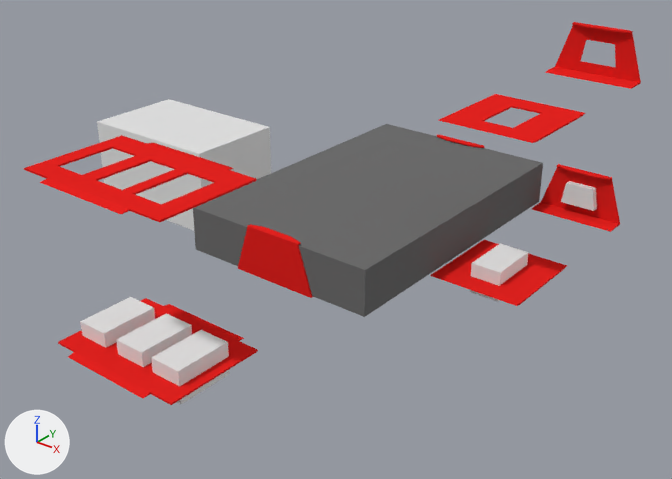
Two versions of the Blender file N64/blender/design04.blend, one commit apart.
The view is the same before and after, from a 50 mm camera at (34.2, -47.2, 27.1) aimed at (-0.9, -3.4, -0.1). Lighting does not change. The marker at lower left points along +X, +Y and +Z. The same objects are shown in both versions, whatever each file hides.

Objects in the first picture: 'build_volume', 'cutaway', 'cutawayHandle', 'cutawayLarge', 'export_handle', 'export_support_A', 'export_support_B', 'foam_top', 'handle_1', 'handle_1.001', 'handle_1.003', 'support.003', 'support.006'.
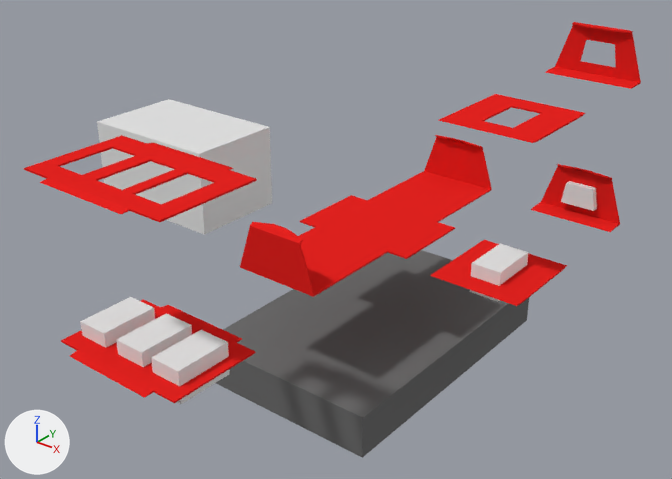
What the commit changed:
me_cube is used by ob_handle_1_003; location (10.0, 10.6, 0.0); rotation (0.0, 0.0, 3.142), in degrees (0, 0, 180).
me_cube had 32 vertices, 30 faces and spanned x -3.0..3.0, y 0.0..1.5, z 0.0..3.25.
me_cube now has 64 vertices, 62 faces and spans x -3.0..3.0, y 0.0..1.6, z 0.0..3.55.
me_cube part 1: 12 vertices moved from x -3.0..3.0, y 0.0..1.5, z 0.0..3.25 to x -3.0..3.0, y 0.0..1.6, z 0.0..3.45; 2 vertices removed from x -2.0..2.0, y 0.29, z 3.15; 34 vertices added at x -2.0..2.0, y 0.0..1.6, z 0.0..3.55.
Object 'handle_1.001' (ob_handle_1_001) moves from (0.0, 10.6, 0.0) to (0.0, 10.4, 0.0).
Object 'foam_top' (ob_foam_top) moves from (0.0, 0.0, 1.6) to (0.0, 0.0, -8.4).
Object 'handle_1' (ob_handle_1) moves from (0.0, -10.6, 0.0) to (0.0, -10.4, 0.0).

Boxes (x1, y1, x2, y2) around the edits, measured in the pictures (672 x 479 px):
'foam_top', moved
    before: (193, 124, 543, 317)
    after: (216, 250, 529, 458)
'handle_1', reshaped, moved
    before: (238, 224, 313, 298)
    after: (240, 222, 329, 297)
'handle_1.003', reshaped
    before: (532, 164, 620, 232)
    after: (531, 164, 620, 232)
'handle_1.001', reshaped, moved
    before: (437, 135, 484, 148)
    after: (418, 135, 492, 196)
part 1 of me_cube, built on
    before: (238, 135, 614, 296)
    after: (240, 135, 614, 297)
'support', unchanged, uncovered by the edit
    after: (300, 195, 455, 259)
'support.001', unchanged, uncovered by the edit
    after: (299, 227, 387, 289)
'support.002', unchanged, uncovered by the edit
    after: (368, 174, 485, 222)
